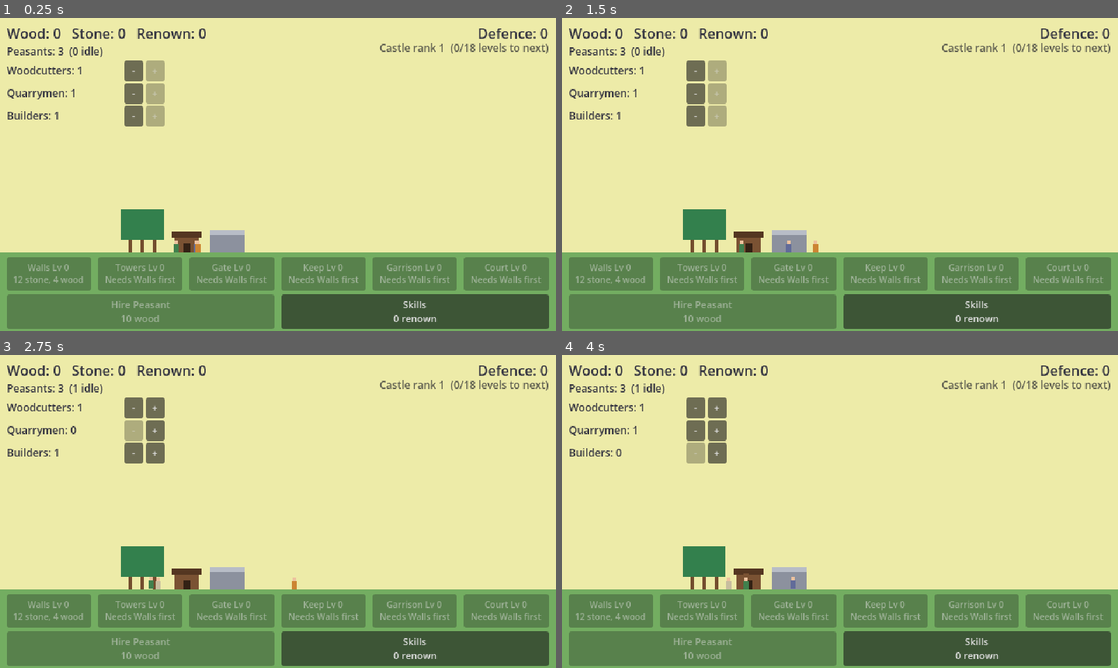
Above: before the commit, frames 1-4 (two rows, left to right).
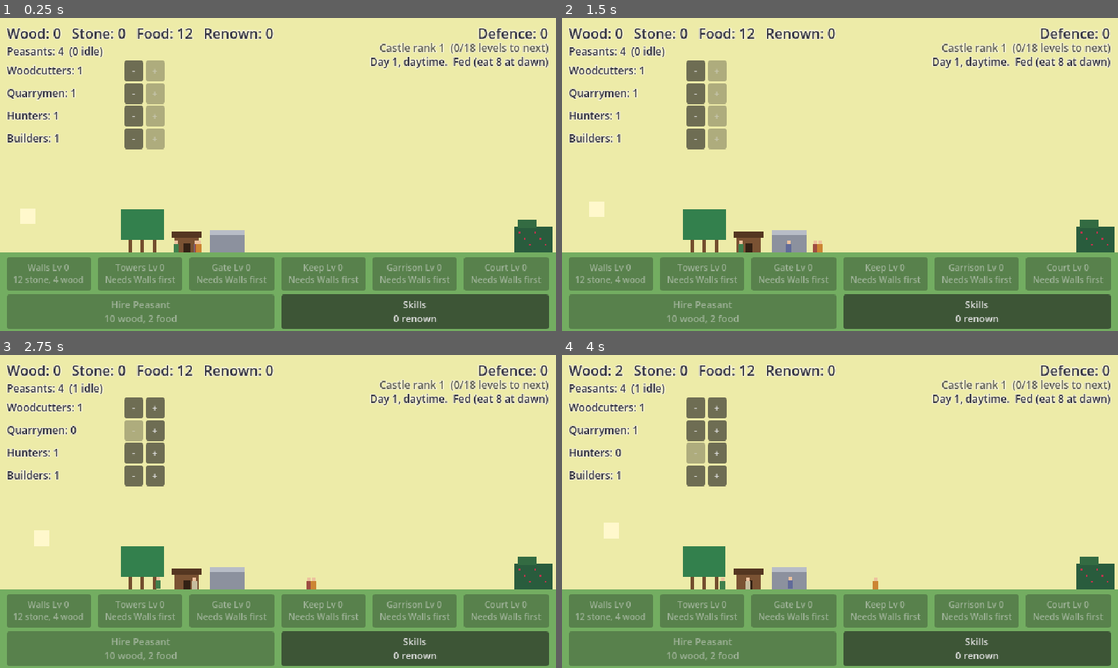
Above: after the commit, the same moments.

Repository: henrikmoepe-del/basebygger
Game: Godot game, scene res://scenes/main.tscn
Same seed, same stepped clock (60 frames per second), same inputs: the game is played once before the commit and once after it.
Inputs:
- Up to frame 1 (0.25 s): no input
- Up to frame 2 (1.5 s): click "-" at 0.5 s; click "+" at 1.25 s
- Up to frame 3 (2.75 s): click "-" at 2 s
- Up to frame 4 (4 s): click "+" at 2.75 s; click "-" at 3.5 s

The runs differ from the first frame. In frame 1, 4.5% of the frame differs, in the area x 1-100%, y 3-98%; in frame 2, 4.5%; in frame 3, 4.6%; in frame 4, 4.7%.

Commit message:
Add day and night, food and hunger, hunters and cooks
A day lasts two minutes and ends in a night when everyone walks home
and sleeps; the sky and world darken and a sun and moon cross the sky.
Peasants eat at dawn. Without enough food everyone works at 60% until
the next dawn. Hunters bring food from the wilds beyond the castle,
and the Cooks skill unlocks a job that makes food go further. Hiring
now also costs food. Game starts with four peasants.

Co-Authored-By: Claude Opus 5.5 <noreply@anthropic.com>

Diff:
--- a/scenes/main.tscn
+++ b/scenes/main.tscn
@@ -6,14 +6,19 @@
 [ext_resource type="Script" path="res://scripts/workers.gd" id="4_workers"]
 [ext_resource type="Script" path="res://scripts/grove.gd" id="5_grove"]
 [ext_resource type="Script" path="res://scripts/skill_tree.gd" id="7_skills"]
+[ext_resource type="Script" path="res://scripts/sky.gd" id="8_sky"]
 
 [node name="Main" type="Node2D"]
 
-[node name="Sky" type="ColorRect" parent="."]
+[node name="WorldTint" type="CanvasModulate" parent="."]
+
+[node name="Sky" type="ColorRect" parent="." node_paths=PackedStringArray("world_tint")]
 offset_right = 640.0
 offset_bottom = 360.0
 mouse_filter = 2
 color = Color(0.93, 0.92, 0.66, 1)
+script = ExtResource("8_sky")
+world_tint = NodePath("../WorldTint")
 
 [node name="Ground" type="ColorRect" parent="."]
 offset_top = 270.0
@@ -30,15 +35,23 @@
 position = Vector2(262, 270)
 script = ExtResource("1_gather")
 
+[node name="Wilds" type="Node2D" parent="."]
+position = Vector2(614, 270)
+script = ExtResource("1_gather")
+resource_type = "food"
+size = Vector2(44, 30)
+look = "bushes"
+
 [node name="Castle" type="Node2D" parent="."]
 position = Vector2(450, 270)
 script = ExtResource("3_castle")
 
-[node name="Workers" type="Node2D" parent="." node_paths=PackedStringArray("grove", "rock", "castle")]
+[node name="Workers" type="Node2D" parent="." node_paths=PackedStringArray("grove", "rock", "wilds", "castle")]
 position = Vector2(0, 270)
 script = ExtResource("4_workers")
 grove = NodePath("../Grove")
 rock = NodePath("../Rock")
+wilds = NodePath("../Wilds")
 castle = NodePath("../Castle")
 
 [node name="HUD" type="CanvasLayer" parent="."]
@@ -77,13 +90,25 @@
 text = "Castle rank 1"
 horizontal_alignment = 2
 
+[node name="DayLabel" type="Label" parent="HUD"]
+unique_name_in_owner = true
+offset_left = 300.0
+offset_top = 42.0
+offset_right = 632.0
+offset_bottom = 62.0
+mouse_filter = 2
+theme_override_colors/font_color = Color(0.2, 0.2, 0.25, 1)
+theme_override_font_sizes/font_size = 12
+text = "Day 1"
+horizontal_alignment = 2
+
 [node name="OfflineLabel" type="Label" parent="HUD"]
 unique_name_in_owner = true
 visible = false
 offset_left = 270.0
-offset_top = 44.0
-offset_right = 632.0
-offset_bottom = 64.0
+offset_top = 58.0
+offset_right = 632.0
+offset_bottom = 78.0
 mouse_filter = 2
 theme_override_colors/font_color = Color(0.25, 0.4, 0.2, 1)
 theme_override_font_sizes/font_size = 12
--- /dev/null
+++ b/scripts/cook.gd
@@ -0,0 +1,16 @@
+extends "res://scripts/worker.gd"
+## A peasant who cooks at the pot by the stockhouse. Cooks make food go
+## further (the saving is counted in GameState.food_needed).
+
+
+func _work(delta: float) -> void:
+	_walk_to(world.kitchen_x() + home_x - world.stock_x, delta)
+
+
+func _bob() -> float:
+	return -absf(sin(Time.get_ticks_msec() / 200.0 + home_x)) * 1.0
+
+
+func _draw_extra(bob_y: float) -> void:
+	# A ladle.
+	draw_rect(Rect2(3, bob_y - 9, 4, 1), Color(0.48, 0.32, 0.20))
--- a/scripts/game_state.gd
+++ b/scripts/game_state.gd
@@ -13,16 +13,32 @@
 signal trees_changed
 ## A skill was bought or renown changed.
 signal skills_changed
+## Dawn or dusk arrived, or the peasants ate.
+signal daytime_changed
 
 const CastleData = preload("res://scripts/castle_data.gd")
 const SkillData = preload("res://scripts/skill_data.gd")
 const JobData = preload("res://scripts/job_data.gd")
 
-const START_JOBS := {"wood": 1, "stone": 1, "build": 1, "forester": 0}
-const START_PEASANTS := 3
+const START_JOBS := {"wood": 1, "stone": 1, "hunter": 1, "build": 1, "forester": 0, "cook": 0}
+const START_PEASANTS := 4
 const PEASANT_BASE_COST := 10
 const PEASANT_COST_GROWTH := 1.25
 const PEASANT_BASE_CARRY := 2
+## Hunters walk a long way, so they bring back more per trip.
+const HUNTER_EXTRA_CARRY := 2
+
+## A day lasts DAY_LENGTH seconds; the last part of it is night, when
+## everyone sleeps. Night begins at NIGHT_START (a fraction of the day).
+const DAY_LENGTH := 120.0
+const NIGHT_START := 0.72
+const START_FOOD := 12
+## Every peasant eats this much at dawn. If there isn't enough, everyone
+## goes hungry and works at HUNGRY_WORK_MULT until the next dawn.
+const FOOD_PER_PEASANT := 2.0
+const HUNGRY_WORK_MULT := 0.6
+const COOK_FOOD_SAVING := 0.08
+const MAX_USEFUL_COOKS := 6
 const START_TREES := 3
 ## Trees the grove has room for before any skills. The screen fits MAX_TREE_PLOTS.
 const BASE_TREE_PLOTS := 8
@@ -43,16 +59,16 @@
 const FIRST_RANK_UP := 18
 const RANK_UP_STEP := 24
 
-const SAVE_VERSION := 3
+const SAVE_VERSION := 4
 const AUTOSAVE_INTERVAL := 10.0
 const MAX_OFFLINE_SECONDS := 8 * 3600
 ## Offline progress is only granted (and reported) after this long away.
 const MIN_OFFLINE_SECONDS := 60
-## Income is averaged over this many seconds.
-const INCOME_WINDOW := 30.0
+## Income is averaged over a whole day, so it includes the night.
+const INCOME_WINDOW := DAY_LENGTH
 
 ## What is in the stockhouse.
-var resources := {"wood": 0, "stone": 0}
+var resources := {"wood": 0, "stone": 0, "food": START_FOOD}
 var part_levels := {"walls": 0, "towers": 0, "gate": 0, "keep": 0, "garrison": 0, "court": 0}
 var peasants := START_PEASANTS
 ## How many peasants are assigned to each job. The rest are idle.
@@ -61,6 +77,11 @@
 ## Seconds of forester work done on the next tree.
 var planting_work := 0.0
 var renown := 0
+## Days start at 1. day_time is the seconds since this day's dawn.
+var day := 1
+var day_time := 0.0
+## False if there wasn't enough food at dawn today.
+var fed := true
 ## Ids of the skills the player owns.
 var skills: Array[String] = []
 
@@ -75,13 +96,14 @@
 var job_work_total := 0.0
 
 ## Measured resources per second brought in by peasants. Used for offline progress.
-var income_rate := {"wood": 0.0, "stone": 0.0}
+var income_rate := {"wood": 0.0, "stone": 0.0, "food": 0.0}
 ## Filled in by load_game() when time away earned something:
 ## {"seconds": int, plus the amount gained of each resource}. Empty otherwise.
 var offline_report := {}
 var save_path := "user://save.json"
 
-var _window_income := {"wood": 0, "stone": 0}
+var _window_income := {"wood": 0, "stone": 0, "food": 0}
+var _was_night := false
 var _window_time := 0.0
 var _autosave_time := 0.0
 
@@ -95,6 +117,15 @@
 
 
 func _process(delta: float) -> void:
+	day_time += delta
+	if day_time >= DAY_LENGTH:
+		day_time -= DAY_LENGTH
+		day += 1
+		_eat()
+	if is_night() != _was_night:
+		_was_night = is_night()
+		daytime_changed.emit()
+
 	_window_time += delta
 	if _window_time >= INCOME_WINDOW:
 		for type: String in _window_income:
@@ -140,6 +171,43 @@
 	return true
 
 
+# --- Day, night and food ---
+
+## How far through the day it is, from 0 (dawn) to 1 (the next dawn).
+func day_fraction() -> float:
+	return day_time / DAY_LENGTH
+
+
+## The fraction of the day at which night begins.
+func night_start() -> float:
+	return NIGHT_START + skill_total("night_shorter")
+
+
+func is_night() -> bool:
+	return day_fraction() >= night_start()
+
+
+## How much food the peasants eat at dawn.
+func food_needed() -> int:
+	var saving: float = mini(jobs.cook, MAX_USEFUL_COOKS) * COOK_FOOD_SAVING + skill_total("food_saving")
+	return ceili(peasants * FOOD_PER_PEASANT * (1.0 - saving))
+
+
+## Multiplies how fast everyone walks and works: slower when hungry.
+func work_mult() -> float:
+	if not fed:
+		return HUNGRY_WORK_MULT
+	return 1.0 + skill_total("fed_bonus")
+
+
+func _eat() -> void:
+	var needed := food_needed()
+	fed = resources.food >= needed
+	resources.food = maxi(resources.food - needed, 0)
+	resources_changed.emit()
+	daytime_changed.emit()
+
+
 # --- Peasants and their jobs ---
 
 func idle_peasants() -> int:
@@ -155,7 +223,7 @@
 	# A grander court draws people in.
 	discount *= pow(1.0 - CastleData.COURT_HIRE_DISCOUNT, part_levels.court)
 	var growth := pow(PEASANT_COST_GROWTH, peasants - START_PEASANTS)
-	return {"wood": ceili(PEASANT_BASE_COST * growth * discount)}
+	return {"wood": ceili(PEASANT_BASE_COST * growth * discount), "food": 2 + peasants - START_PEASANTS}
 
 
 ## Hires a peasant. They start idle until given a job.
@@ -386,17 +454,20 @@
 # --- What skills do ---
 
 func peasant_speed_mult() -> float:
-	return 1.0 + skill_total("peasant_speed")
-
-
-## How many resources a gatherer carries per trip.
-func carry_amount() -> int:
-	return PEASANT_BASE_CARRY + int(skill_total("carry"))
+	return (1.0 + skill_total("peasant_speed")) * work_mult()
+
+
+## How many resources a gatherer with this job carries per trip.
+func carry_amount(job: String) -> int:
+	var amount := PEASANT_BASE_CARRY + int(skill_total("carry"))
+	if job == "hunter":
+		amount += HUNTER_EXTRA_CARRY + int(skill_total("hunter_carry"))
+	return amount
 
 
 ## Multiplies how long a gatherer spends chopping or mining.
 func gather_time_mult() -> float:
-	return 1.0 / (1.0 + skill_total("gather_speed"))
+	return 1.0 / ((1.0 + skill_total("gather_speed")) * work_mult())
 
 
 func tree_grow_mult() -> float:
@@ -414,12 +485,12 @@
 
 
 func builder_speed_mult() -> float:
-	return peasant_speed_mult() + skill_total("builder_speed")
+	return (1.0 + skill_total("peasant_speed") + skill_total("builder_speed")) * work_mult()
 
 
 ## Seconds of hammering one builder does per second.
 func hammer_rate() -> float:
-	return 1.0 + skill_total("hammer")
+	return (1.0 + skill_total("hammer")) * work_mult()
 
 
 # --- Save and load ---
@@ -434,6 +505,9 @@
 		"jobs": jobs,
 		"trees": trees,
 		"renown": renown,
+		"day": day,
+		"day_time": day_time,
+		"fed": fed,
 		"skills": skills,
 		"income_rate": income_rate,
 		"job": {
@@ -470,6 +544,10 @@
 			jobs[job] = 0
 	trees = clampi(int(data.get("trees", START_TREES)), START_TREES, MAX_TREE_PLOTS)
 	renown = maxi(int(data.get("renown", 0)), 0)
+	day = maxi(int(data.get("day", 1)), 1)
+	day_time = clampf(float(data.get("day_time", 0.0)), 0.0, DAY_LENGTH - 0.1)
+	fed = bool(data.get("fed", true))
+	_was_night = is_night()
 	skills.clear()
 	var saved_skills: Variant = data.get("skills")
 	if saved_skills is Array:
@@ -501,7 +579,8 @@
 		target[key] = int(value) if as_int else value
 
 
-## Gatherers keep working while the game is closed. Builders don't build.
+## Woodcutters and quarrymen keep working while the game is closed. Builders
+## don't build, and food stays as it was (nobody hunts, nobody eats).
 func _grant_offline_progress(seconds_away: float) -> void:
 	offline_report = {}
 	var seconds := minf(seconds_away, MAX_OFFLINE_SECONDS)
@@ -509,7 +588,7 @@
 		return
 	var report := {"seconds": int(seconds)}
 	var earned_any := false
-	for type: String in income_rate:
+	for type: String in ["wood", "stone"]:
 		var gained := int(income_rate[type] * seconds)
 		resources[type] += gained
 		report[type] = gained
--- a/scripts/gather_spot.gd
+++ b/scripts/gather_spot.gd
@@ -5,6 +5,8 @@
 
 @export var resource_type := "stone"
 @export var size := Vector2(40, 26)
+## "rock" or "bushes": which placeholder to draw.
+@export var look := "rock"
 
 
 ## True if there is something to gather here right now.
@@ -19,6 +21,13 @@
 
 func _draw() -> void:
 	var r := _rect()
+	if look == "bushes":
+		# The wilds: thick bushes with berries, where hunters find food.
+		draw_rect(r, Color(0.16, 0.36, 0.24))
+		draw_rect(Rect2(r.position + Vector2(4, -8), Vector2(size.x * 0.5, 10)), Color(0.20, 0.42, 0.26))
+		for i in 6:
+			draw_rect(Rect2(r.position.x + 5 + i * 6, r.position.y + 6 + (i % 3) * 7, 2, 2), Color(0.75, 0.20, 0.30))
+		return
 	draw_rect(r, Color(0.55, 0.57, 0.62))
 	draw_rect(Rect2(r.position, Vector2(size.x, 6)), Color(0.72, 0.74, 0.78))
 
--- a/scripts/gatherer.gd
+++ b/scripts/gatherer.gd
@@ -1,11 +1,11 @@
 extends "res://scripts/worker.gd"
 ## A peasant who gathers: finds a spot, walks there, works, carries the
-## resource back to the stockhouse, and repeats. The job id is also the
-## resource they gather ("wood", "stone").
+## resource back to the stockhouse, and repeats. What they gather comes
+## from their job (woodcutters wood, quarrymen stone, hunters food).
 
 enum State { IDLE, TO_WORK, WORKING, TO_HOME }
 
-const CARRY_COLORS := {"wood": Color(0.48, 0.32, 0.20), "stone": Color(0.62, 0.62, 0.66)}
+const CARRY_COLORS := {"wood": Color(0.48, 0.32, 0.20), "stone": Color(0.62, 0.62, 0.66), "food": Color(0.70, 0.25, 0.30)}
 const RETRY_TIME := 0.5
 const WORK_TIME := 1.0
 
@@ -14,15 +14,17 @@
 var _spot: Node2D
 var _spot_offset := randf_range(-5.0, 5.0)
 var _carrying := 0
+var _resource := ""
 
 
 func _work(delta: float) -> void:
+	_resource = JobData.JOBS[job].get("gathers", job)
 	match _state:
 		State.IDLE:
 			# Nothing to gather (e.g. all trees regrowing): wait and look again.
 			_timer -= delta
 			if _timer <= 0.0:
-				_spot = world.find_spot(job)
+				_spot = world.find_spot(_resource)
 				_timer = RETRY_TIME
 				if _spot != null:
 					_state = State.TO_WORK
@@ -37,14 +39,14 @@
 			_timer -= delta
 			if _timer <= 0.0:
 				# Take as much as the basket holds, or whatever is left.
-				while _carrying < GameState.carry_amount() and _spot.take():
+				while _carrying < GameState.carry_amount(job) and _spot.take():
 					_carrying += 1
 				# If someone else took the last of it, look for another spot.
 				_state = State.TO_HOME if _carrying > 0 else State.IDLE
 				_timer = 0.0
 		State.TO_HOME:
 			if _walk_to(home_x, delta):
-				GameState.add_income(job, _carrying)
+				GameState.add_income(_resource, _carrying)
 				_carrying = 0
 				_state = State.IDLE
 				_timer = 0.0
@@ -56,4 +58,4 @@
 
 func _draw_extra(_bob_y: float) -> void:
 	if _carrying > 0:
-		draw_rect(Rect2(-3, -19, 6, 4), CARRY_COLORS[job])
+		draw_rect(Rect2(-3, -19, 6, 4), CARRY_COLORS[_resource])
--- a/scripts/hud.gd
+++ b/scripts/hud.gd
@@ -5,10 +5,13 @@
 const JobData = preload("res://scripts/job_data.gd")
 const OFFLINE_MESSAGE_TIME := 10.0
 const TEXT_COLOR := Color(0.2, 0.2, 0.25)
+const HUNGRY_COLOR := Color(0.75, 0.15, 0.15)
+const OUTLINE_COLOR := Color(0.96, 0.95, 0.85)
 
 @onready var resources_label: Label = %ResourcesLabel
 @onready var defence_label: Label = %DefenceLabel
 @onready var rank_label: Label = %RankLabel
+@onready var day_label: Label = %DayLabel
 @onready var peasants_label: Label = %PeasantsLabel
 @onready var jobs_box: VBoxContainer = %Jobs
 @onready var hire_button: Button = %HireButton
@@ -27,12 +30,18 @@
 	for changed: Signal in [
 		GameState.resources_changed, GameState.castle_changed, GameState.job_progress_changed,
 		GameState.peasants_changed, GameState.trees_changed, GameState.skills_changed,
+		GameState.daytime_changed,
 	]:
 		changed.connect(_refresh)
 	hire_button.pressed.connect(GameState.hire_peasant)
 	skills_button.pressed.connect(skill_tree.show)
 	_make_part_buttons()
 	_make_job_rows()
+	# A pale outline keeps the dark text readable against the night sky.
+	for label: Label in find_children("*", "Label", true, false):
+		if not skill_tree.is_ancestor_of(label):
+			label.add_theme_constant_override("outline_size", 4)
+			label.add_theme_color_override("font_outline_color", OUTLINE_COLOR)
 	_refresh()
 	_show_offline_report()
 
@@ -107,6 +116,11 @@
 	rank_label.text = "Castle rank %d  (%d/%d levels to next)" % [
 		GameState.castle_rank(), GameState.total_levels(), GameState.levels_for_next_rank()]
 
+	day_label.text = "Day %d, %s.  %s" % [
+		GameState.day, "night" if GameState.is_night() else "daytime",
+		"Fed (eat %d at dawn)" % GameState.food_needed() if GameState.fed else "HUNGRY: working slowly"]
+	day_label.add_theme_color_override("font_color", TEXT_COLOR if GameState.fed else HUNGRY_COLOR)
+
 	var idle := GameState.idle_peasants()
 	peasants_label.text = "Peasants: %d  (%d idle)" % [GameState.peasants, idle]
 	for id: String in _job_rows:
--- a/scripts/job_data.gd
+++ b/scripts/job_data.gd
@@ -2,11 +2,14 @@
 ## The jobs a peasant can be assigned to, as plain data.
 ## "color" is the tunic colour of a peasant doing the job (placeholder art).
 ## "requires_skill" is the skill that unlocks the job (left out = always there).
+## "gathers" is the resource a gathering job brings in, when it isn't the job id.
 
 const JOBS := {
 	"wood": {"name": "Woodcutters", "color": Color(0.25, 0.50, 0.30)},
 	"stone": {"name": "Quarrymen", "color": Color(0.38, 0.42, 0.60)},
+	"hunter": {"name": "Hunters", "color": Color(0.62, 0.30, 0.26), "gathers": "food"},
 	"build": {"name": "Builders", "color": Color(0.80, 0.52, 0.20)},
 	"forester": {"name": "Foresters", "color": Color(0.55, 0.72, 0.30), "requires_skill": "v_forester"},
+	"cook": {"name": "Cooks", "color": Color(0.92, 0.90, 0.84), "requires_skill": "v_cook"},
 }
 const IDLE_COLOR := Color(0.78, 0.74, 0.62)
--- a/scripts/skill_data.gd
+++ b/scripts/skill_data.gd
@@ -149,6 +149,32 @@
 		"branch": "village", "name": "Wide Grove", "text": "Room for 2 more trees.",
 		"cost": 4, "requires": "v_plots1", "effects": {"tree_plots": 2}, "cell": Vector2i(0, 2),
 	},
+	"v_cook": {
+		"branch": "village", "name": "Cooks", "text": "Unlocks the Cook job. Each cook makes the food go 8% further (up to 6 cooks).",
+		"cost": 4, "requires": "", "effects": {}, "cell": Vector2i(3, 0),
+		"big": true,
+	},
+	"v_feast": {
+		"branch": "village", "name": "Hearty Meals", "text": "Peasants who have eaten work 10% faster.",
+		"cost": 3, "requires": "v_cook", "effects": {"fed_bonus": 0.1}, "cell": Vector2i(3, 1),
+	},
+	"v_ration": {
+		"branch": "village", "name": "Rationing", "text": "Peasants eat 20% less.",
+		"cost": 4, "requires": "v_feast", "effects": {"food_saving": 0.2}, "cell": Vector2i(3, 2),
+	},
+	"v_hunt1": {
+		"branch": "village", "name": "Game Bags", "text": "Hunters carry 2 more per trip.",
+		"cost": 2, "requires": "", "effects": {"hunter_carry": 2}, "cell": Vector2i(4, 0),
+	},
+	"v_hunt2": {
+		"branch": "village", "name": "Trained Hounds", "text": "Hunters carry another 3 per trip.",
+		"cost": 4, "requires": "v_hunt1", "effects": {"hunter_carry": 3}, "cell": Vector2i(4, 1),
+	},
+	"v_lantern": {
+		"branch": "village", "name": "Lanterns", "text": "Peasants work later into the evening: nights are a quarter shorter.",
+		"cost": 5, "requires": "v_herald", "effects": {"night_shorter": 0.07}, "cell": Vector2i(5, 1),
+		"big": true,
+	},
 	"v_herald": {
 		"branch": "village", "name": "Heralds", "text": "Each new castle rank gives 3 more renown.",
 		"cost": 4, "requires": "", "effects": {"rank_renown": 3}, "cell": Vector2i(5, 0),
--- /dev/null
+++ b/scripts/sky.gd
@@ -0,0 +1,45 @@
+extends ColorRect
+## The sky: changes colour through the day, moves the sun and moon across,
+## and darkens the whole world at night through a CanvasModulate node.
+
+const DAY_COLOR := Color(0.93, 0.92, 0.66)
+const DUSK_COLOR := Color(0.96, 0.66, 0.46)
+const NIGHT_COLOR := Color(0.15, 0.17, 0.32)
+const NIGHT_TINT := Color(0.50, 0.55, 0.80)
+const SUN_COLOR := Color(1.0, 0.97, 0.80)
+const MOON_COLOR := Color(0.88, 0.90, 0.98)
+## How much of the day the fade into night takes.
+const DUSK_LENGTH := 0.06
+const DAWN_LENGTH := 0.03
+
+@export var world_tint: CanvasModulate
+
+
+func _process(_delta: float) -> void:
+	var dark := _darkness()
+	color = DAY_COLOR.lerp(NIGHT_COLOR, dark).lerp(DUSK_COLOR, sin(dark * PI) * 0.5)
+	world_tint.color = Color.WHITE.lerp(NIGHT_TINT, dark)
+	queue_redraw()
+
+
+func _draw() -> void:
+	var now := GameState.day_fraction()
+	var night_start := GameState.night_start()
+	if now < night_start:
+		_draw_disc(now / night_start, SUN_COLOR, 9.0)
+	else:
+		_draw_disc((now - night_start) / (1.0 - night_start), MOON_COLOR, 6.0)
+
+
+## 0 in daylight, 1 in the middle of the night, fading in between.
+func _darkness() -> float:
+	var now := GameState.day_fraction()
+	var night_start := GameState.night_start()
+	return smoothstep(night_start - DUSK_LENGTH, night_start, now) * (1.0 - smoothstep(1.0 - DAWN_LENGTH, 1.0, now))
+
+
+## The sun or moon on its arc across the sky; progress runs 0 (rising) to 1 (setting).
+func _draw_disc(progress: float, disc_color: Color, radius: float) -> void:
+	var x := lerpf(30.0, size.x - 30.0, progress)
+	var y := 230.0 - sin(progress * PI) * 190.0
+	draw_rect(Rect2(x - radius, y - radius, radius * 2, radius * 2), disc_color)
--- a/scripts/worker.gd
+++ b/scripts/worker.gd
@@ -14,7 +14,13 @@
 
 
 func _process(delta: float) -> void:
-	_work(delta)
+	if GameState.is_night():
+		# Everyone walks back to the stockhouse and sleeps inside until dawn.
+		if _walk_to(world.stock_x, delta):
+			hide()
+	else:
+		show()
+		_work(delta)
 	queue_redraw()
 
 
--- a/scripts/workers.gd
+++ b/scripts/workers.gd
@@ -8,11 +8,16 @@
 const Gatherer = preload("res://scripts/gatherer.gd")
 const Builder = preload("res://scripts/builder.gd")
 const Forester = preload("res://scripts/forester.gd")
+const Cook = preload("res://scripts/cook.gd")
 ## Which script runs each job ("" = idle).
-const JOB_SCRIPTS := {"": Worker, "wood": Gatherer, "stone": Gatherer, "build": Builder, "forester": Forester}
+const JOB_SCRIPTS := {
+	"": Worker, "wood": Gatherer, "stone": Gatherer, "hunter": Gatherer,
+	"build": Builder, "forester": Forester, "cook": Cook,
+}
 
 @export var grove: Node2D
 @export var rock: Node2D
+@export var wilds: Node2D
 @export var castle: Node2D
 @export var stock_x := 215.0
 
@@ -27,13 +32,26 @@
 	draw_rect(Rect2(stock_x - 14, -18, 28, 18), Color(0.48, 0.32, 0.20))
 	draw_rect(Rect2(stock_x - 17, -24, 34, 7), Color(0.33, 0.21, 0.13))
 	draw_rect(Rect2(stock_x - 4, -11, 8, 11), Color(0.20, 0.13, 0.08))
+	if GameState.jobs.cook > 0:
+		# The cooking pot over a fire.
+		var x := kitchen_x()
+		draw_rect(Rect2(x - 4, -8, 8, 5), Color(0.22, 0.23, 0.27))
+		draw_rect(Rect2(x - 3, -3, 6, 3), Color(0.95, 0.55, 0.15))
 
 
 ## Where a gatherer should go for this resource right now (null = nowhere).
 func find_spot(resource_type: String) -> Node2D:
-	if resource_type == "wood":
-		return grove.best_tree()
+	match resource_type:
+		"wood":
+			return grove.best_tree()
+		"food":
+			return wilds
 	return rock
+
+
+## Where the cooks stand.
+func kitchen_x() -> float:
+	return stock_x - 24.0
 
 
 ## Where builders stand to work on the current job.
@@ -43,6 +61,7 @@
 
 ## Adds and removes peasant nodes until each job has the right number.
 func _sync() -> void:
+	queue_redraw()
 	for job: String in JOB_SCRIPTS:
 		var wanted: int = GameState.idle_peasants() if job == "" else GameState.jobs[job]
 		var current := get_children().filter(func(w: Node) -> bool: return w.job == job and not w.is_queued_for_deletion())
@@ -61,7 +80,7 @@
 		# Builders wait in front of the castle.
 		worker.home_x = castle.position.x - 140.0 + randf_range(0.0, 60.0)
 	elif job == "":
-		worker.home_x = stock_x - 24.0 + randf_range(-12.0, 4.0)
+		worker.home_x = stock_x + randf_range(-12.0, 12.0)
 	else:
 		worker.home_x = stock_x + randf_range(-6.0, 6.0)
 	# Everyone comes out of the stockhouse.
